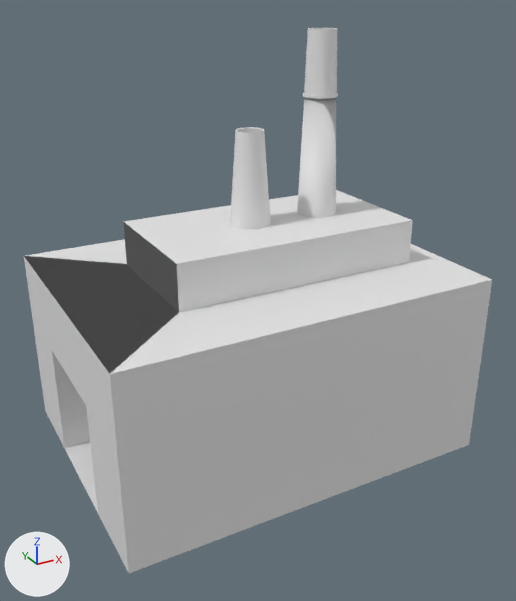
A saved change to the FBX model Assets/Models/slaughterHouse.fbx.
Both versions are drawn from a 50 mm lens placed at (-3.32, -6.25, 4.72), pointed at (-0.01, -0.23, 1.71). The lights are fixed; the arrows at lower left show +X, +Y and +Z.

The first picture shows 'bigRoof', 'chimney', 'chimney.001', 'entry', 'factory', 'roof border', 'smallRoof', 'smallRoofBorder'.
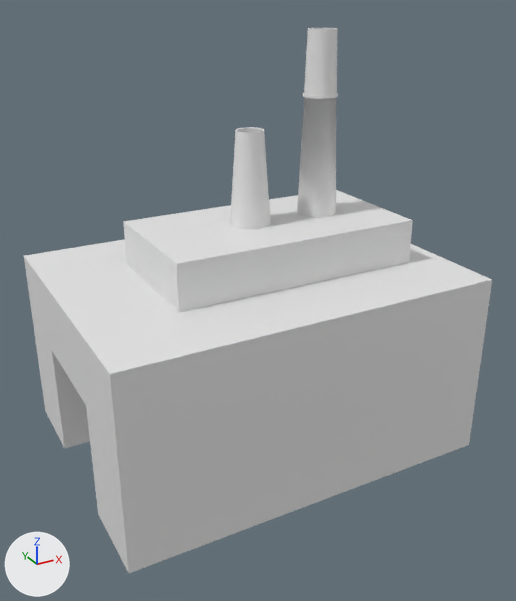
Where the newer file only moved an object's origin or applied its transform, the numbers keep the older frame.

Changed parts and their boxes (x1, y1, x2, y2) in the pictures (516 x 601 px; the box of a moved part takes in the faces that stretch with it):
'factory', reshaped
    before: (24, 222, 491, 573)
    after: (25, 265, 491, 573)
part 1 of me_cube_002, moved or reshaped
    both: (303, 28, 338, 99)
part 2 of me_cube_001, deleted
    before: (24, 222, 179, 374)
part 3 of me_cube_001, deleted
    before: (65, 441, 98, 513)

What the commit changed:
me_cube_001 has 18 vertices, 11 faces and spans x -2.0..2.0, y -1.5..1.5, z 0.0..2.47.
me_cube_001 is used by ob_factory; location (0.0, 0.0, 0.0).
Verts and faces of me_cube_001; kept vertices keep their numbers, new ones are numbered from 18.
Before the commit, vertices of me_cube_001: 0 (2.0, 1.5, 0.0), 1 (2.0, -1.5, 0.0) at pixel (469, 444), 2 (-2.0, 1.5, 0.0) at pixel (45, 411), 3 (-2.0, -1.5, 0.0) at pixel (128, 573).
me_cube_001 part 2: the loose piece of 6 vertices spanning x -2.0..-1.09, y -1.5..1.5, z 2.0..2.47 is deleted.
Part 3, on me_cube_001:
Faces deleted: (0, 1, 3, 2).
me_cube_002 has 320 vertices, 288 faces and spans x 1.19..1.61, y -2.09..-1.67, z 0.0..1.87.
me_cube_002 is used by ob_chimney; location (-0.54, 1.91, 2.47).
Part 1, on me_cube_002:
192 faces are deleted.
192 new faces join them.
